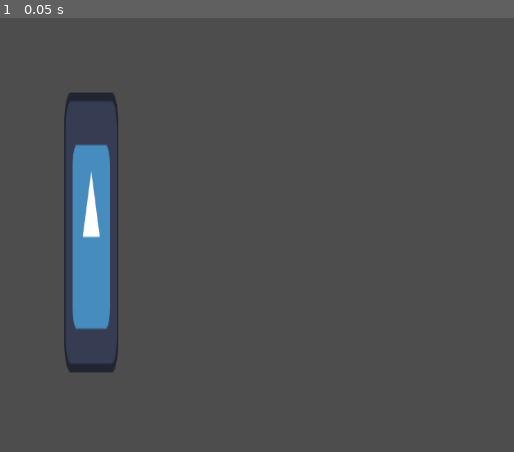
Above: before the commit, frame 1.
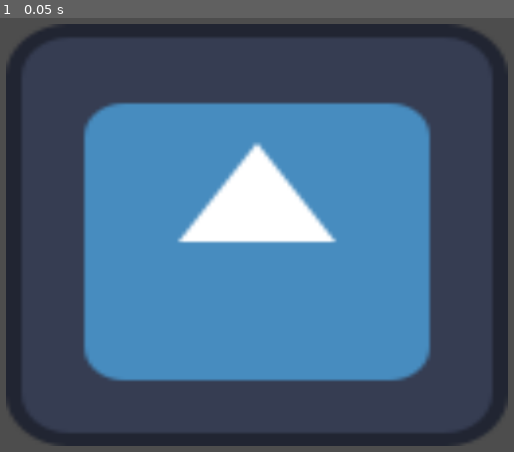
Above: after the commit, the same moment.

Repository: TalesMarc/AngelaCultoRepository
Game: Godot game, scene res://node_2d.tscn
Same seed, same stepped clock (60 frames per second), same inputs: the game is played once before the commit and once after it. The engine's default icon, where the game draws it, is replaced by a stand-in: a white triangle on a blue panel in a dark square.
Inputs:
- Up to frame 1 (0.05 s): no input

The runs differ from the first frame. In frame 1, 55% of the frame differs, in the area x 1-99%, y 1-99%.

Commit message:
Atualização manual - 2025-05-14 16:52:50

Diff:
--- a/node_2d.tscn
+++ b/node_2d.tscn
@@ -8,6 +8,6 @@
 position = Vector2(-4, 3)
 
 [node name="Sprite2D" type="Sprite2D" parent="CharacterBody2D2"]
-position = Vector2(274, 308)
-scale = Vector2(0.61328, 3.15625)
+position = Vector2(513, 312)
+scale = Vector2(5.6582, 4.75781)
 texture = ExtResource("1_wtcfe")
